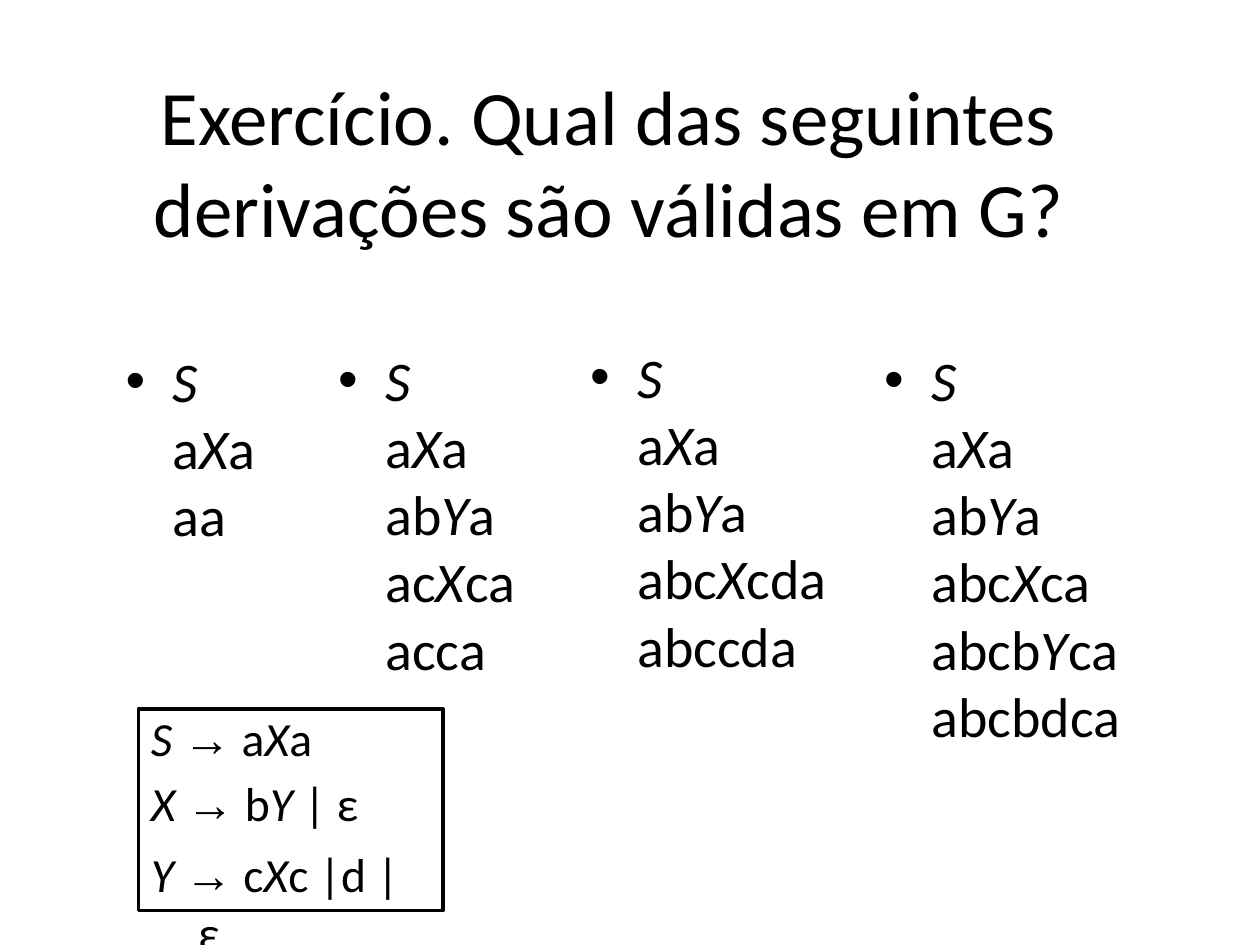
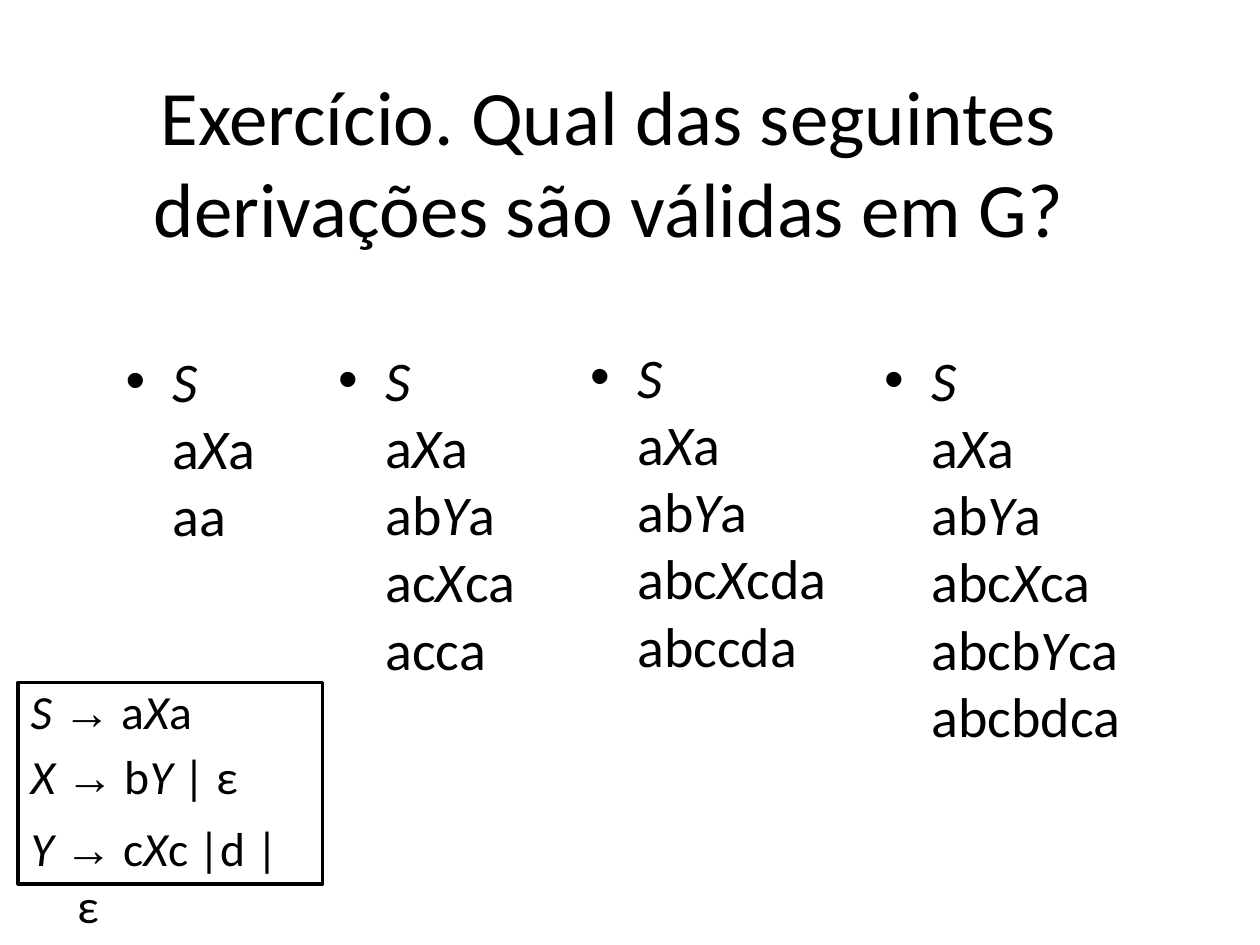
Before and after one commit to damorim/compilers-cin, a slide deck: slide 10 of slides-aulas/analise-sintatica.pptx (slide 9 before the commit). Drawn at 1260x945 pixels with LibreOffice and Linux fonts; fonts in the diff are those of the drawing. Boxes give left, top, right and bottom in pixels: in the first picture for what was removed or moved away, otherwise in the second. Text is boxed around its words. In the diff, an @@ line names an element or a change of style, - is before the commit and + after.

```diff
--- a/slides-aulas/analise-sintatica.pptx
+++ b/slides-aulas/analise-sintatica.pptx
@@ rectangle "S → aXa": place and size @@
-rectangle "S → aXa" at box(139, 709, 444, 911)
+rectangle "S → aXa" at box(18, 683, 323, 885)
```
Also in this commit, not shown: 5 other slides changed, 3 slides added, 1 slide removed, 1 other file.
